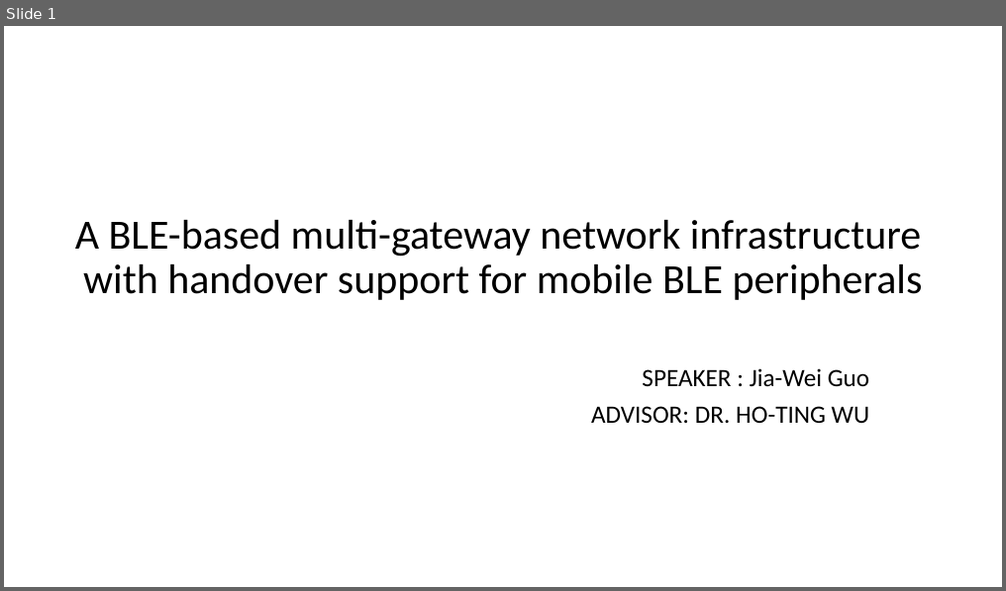
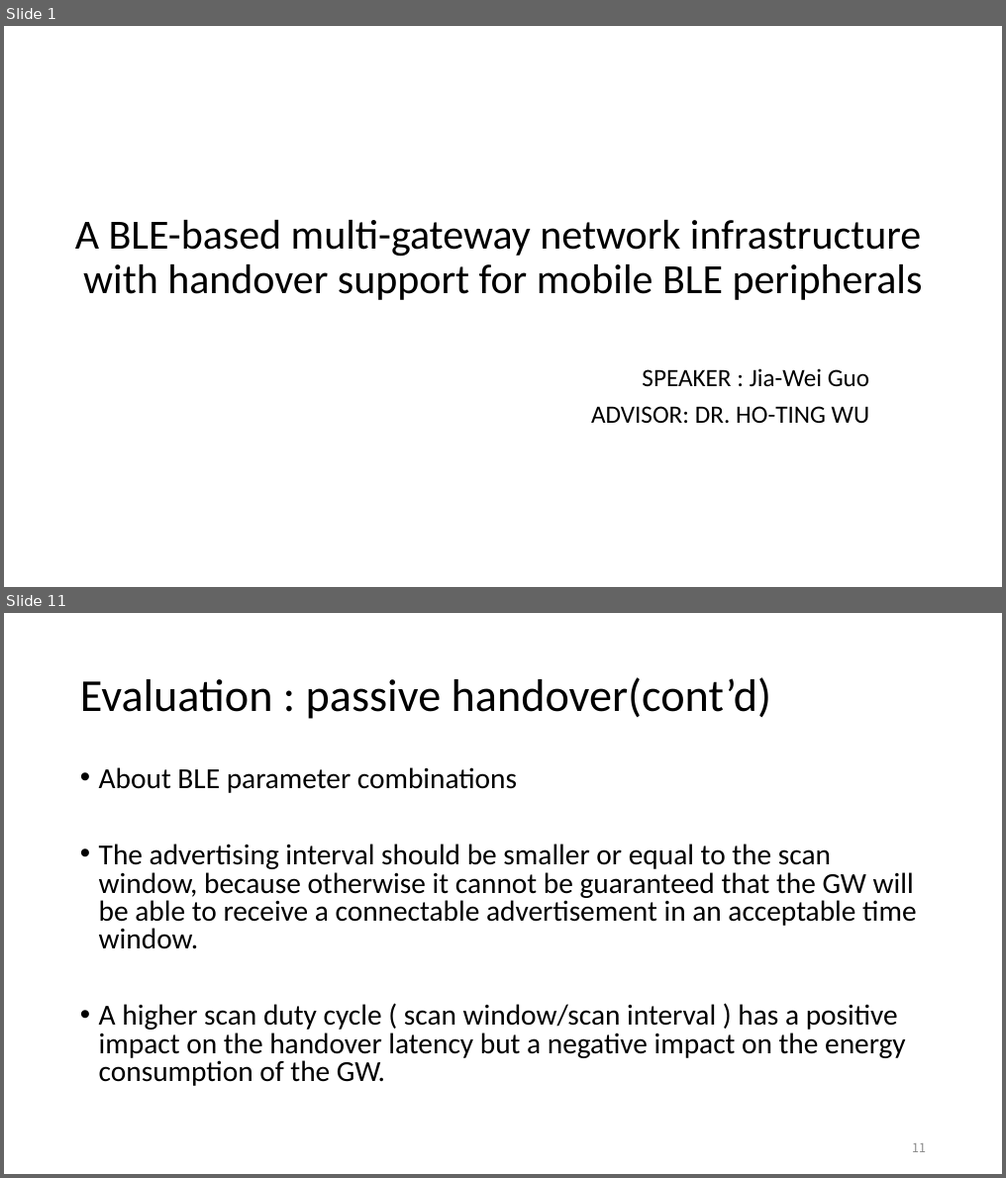
Before and after one commit to EKOISMYLOVE/NTUT_GM_PPT, a slide deck: A BLE-based multi-gateway network infrastructure with handover support for mobile BLE peripherals.pptx. Shown one above the other, each under a label of ours: slide 1 before the commit, slides 1 and 11 after it; the slides between them are not shown. The pictures are 1006x591 and 1006x1178 pixels, drawn with LibreOffice and Linux fonts; fonts in the diff are those of the drawing. Boxes give left, top, right and bottom in pixels: in the first picture for what was removed or moved away, otherwise in the second. Text is boxed around its words. In the diff, an @@ line names an element or a change of style, - is before the commit and + after.

```diff
--- a/A BLE-based multi-gateway network infrastructure with handover support for mobile BLE peripherals.pptx
+++ b/A BLE-based multi-gateway network infrastructure with handover support for mobile BLE peripherals.pptx
@@ slide 11 added at bbox=[4, 613, 1002, 1174], background #FFFFFF @@
@@ title added at bbox=[80, 677, 771, 719], 44 pt, text #000000 @@
+Evaluation : passive handover(cont’d)
@@ text added at bbox=[99, 767, 916, 1086], 28 pt, text #000000 @@
+• About BLE parameter combinations
+• The advertising interval should be smaller or equal to the scan window, because otherwise it cannot be guaranteed that the GW will be able to receive a connectable advertisement in an acceptable time window.
+• A higher scan duty cycle ( scan window/scan interval ) has a positive impact on the handover latency but a negative impact on the energy consumption of the GW.
@@ page number added at bbox=[912, 1144, 926, 1153], 12 pt, text #8C8C8C @@
+11
```
Also in this commit, not shown: 9 slides changed, 8 other slides added.
